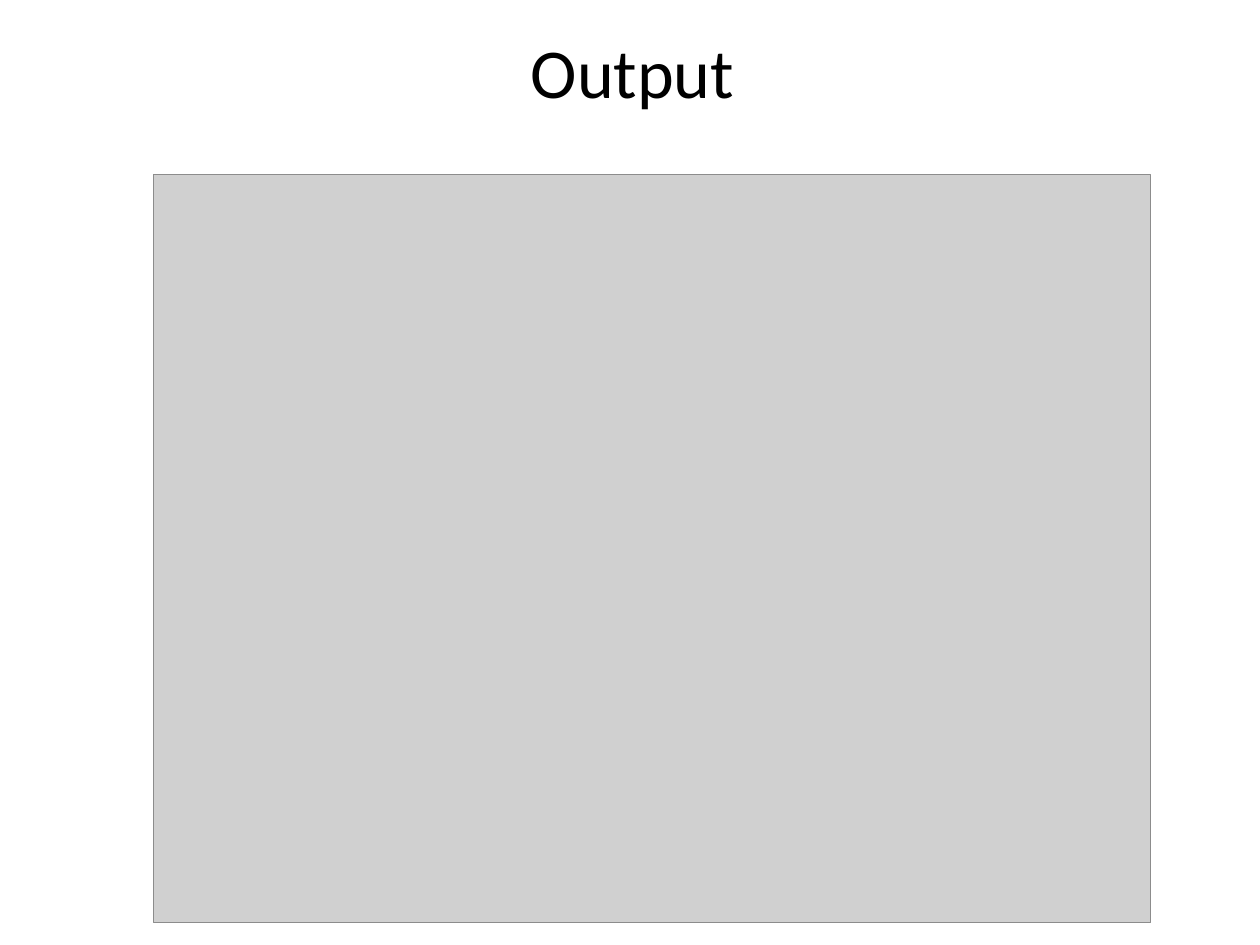
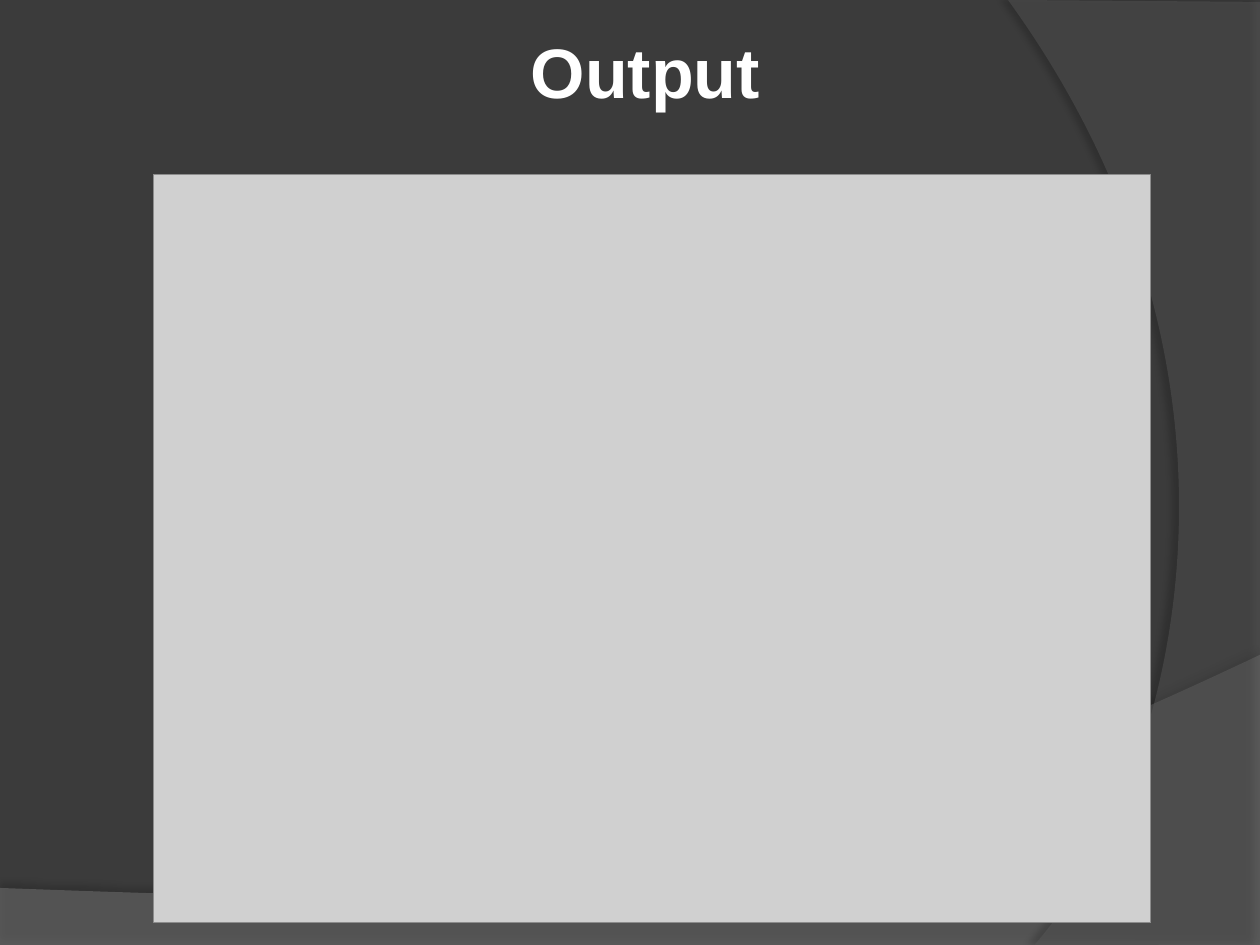
Before and after one commit to Whitee-12/Team_Challenge_ToolBox, a slide deck: slide 6 of Presentacion_team_challenge.pptx. Drawn at 1260x945 pixels with LibreOffice and Linux fonts; fonts in the diff are those of the drawing; grey boxes stand for pictures. Boxes give left, top, right and bottom in pixels: in the first picture for what was removed or moved away, otherwise in the second. Text is boxed around its words. In the diff, an @@ line names an element or a change of style, - is before the commit and + after.

```diff
--- a/Presentacion_team_challenge.pptx
+++ b/Presentacion_team_challenge.pptx
@@ background #FFFFFF to #3B3B3B @@
@@ text "Output" at (531, 49, 760, 111): font Calibri to Arial, text colour #000000 to #FFFFFF, bold on @@
@@ freeform shape added at (1008, 0, 1260, 945), fill #5E5E5E at 40% opacity @@
@@ freeform shape added at (0, 655, 1260, 945), fill #7F7F7F at 45% opacity @@
```
Also in this commit, not shown: 7 other slides changed, 1 slide added, 1 slide removed.
